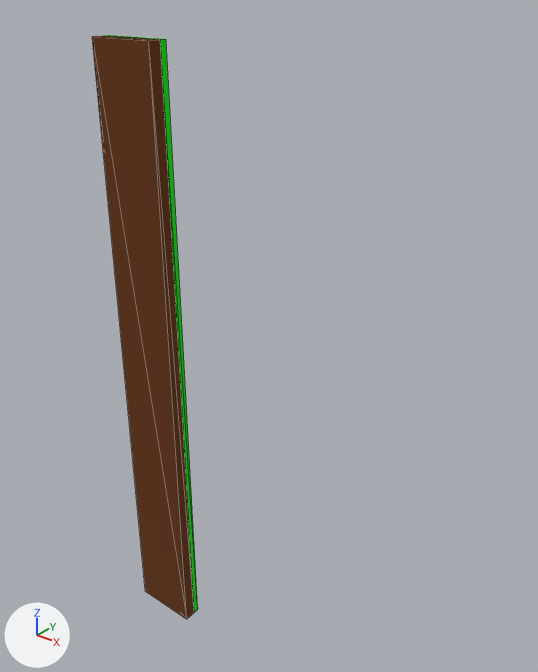
The OBJ model Assets/CR_Grass.obj as it was, and as the next commit left it.
The view is the same before and after, from a 50 mm lens placed at (8.57, -6.92, 10.75), pointed at (-0.05, 3.86, 4.07). Lighting does not change. The marker at lower left points along +X, +Y and +Z. Mesh edges are drawn as thin lines. Where no turn or scale is listed for an object, it has been applied to the vertices. Vertices at the same position are counted once.

Objects in the first picture: 'Untitled'.
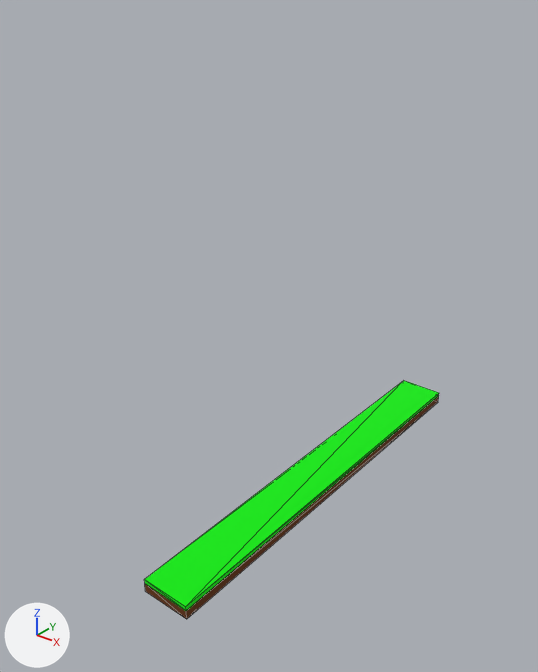
Location of each change, [x1, y1, x2, y2] in pixels of the pictures (538 x 672 px):
'Untitled', reshaped (177% wider, 59% shorter)
    before: [92, 35, 198, 619]
    after: [144, 381, 439, 619]

The change in detail:
me_untitled is used by ob_untitled; location (0.0, 0.0, 0.0).
me_untitled had 12 vertices, 20 faces and spanned x 0.0..1.1, y 0.0..0.3, z 0.1..10.0.
me_untitled now has 12 vertices, 20 faces and spans x 0.0..1.1, y 0.0..9.9, z 0.1..0.4.
Part 1, on me_untitled:
10 vertices are removed from x 0.0..1.1, y 0.0..0.3, z 0.1..10.0.
20 faces are deleted.
5 vertices are added at (0.0, 9.9, 0.1), (0.0, 0.0, 0.3), (0.0, 9.9, 0.3), (0.0, 0.0, 0.4), (0.0, 9.9, 0.4).
5 new vertices lie (1.1, 0.0, 0.0) away from vertices in x 0.0, y 0.0..9.9, z 0.1..0.4.
20 new faces join them.
